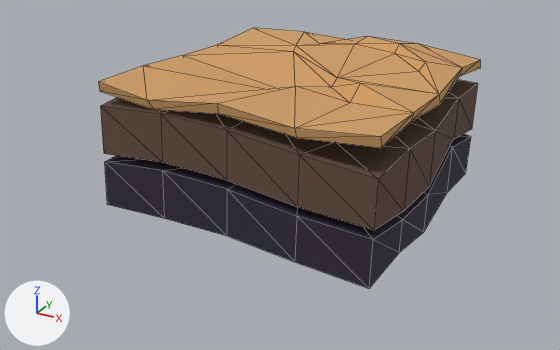
A saved change to the glTF model packages/resources/glb/terrain/ground_02.glb.
Camera for both pictures: a 50 mm lens placed at (36.5, -71.4, 23.1), pointed at (-1.2, -2.8, -11.2). Lighting does not change. The marker at lower left points along +X, +Y and +Z. Mesh edges are drawn as thin lines. Vertices at the same position are counted once.
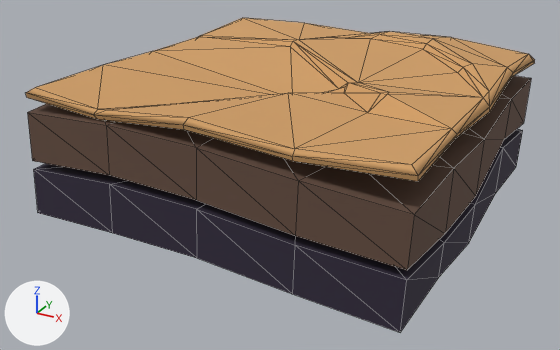
Location of each change, (x1, y1, x2, y2) in pixels of the pictures (560 x 350 px):
'Plane.005', reshaped, rescaled (33% wider, 21% taller)
    before: (98, 28, 480, 288)
    after: (26, 18, 535, 332)
part 1 of me_plane_005, built on
    before: (98, 28, 480, 148)
    after: (26, 18, 535, 181)

The edits, one by one:
me_plane_005 is used by ob_plane_005; location (0.0, 0.0, 0.0); rotation (0.0, 0.0, 1.571), in degrees (0, 0, 90).
me_plane_005 had 121 vertices, 188 faces and spanned x -15.1..15.0, y -15.1..15.3, z -15.5..1.8.
me_plane_005 now has 154 vertices, 254 faces and spans x -15.1..15.0, y -15.1..15.3, z -15.5..1.6.
Part 1, on me_plane_005:
23 vertices are removed from x -15.0..15.0, y -15.0..15.0, z -0.6..1.8.
75 faces are deleted.
1 vertex moves from x 15.0, y 7.5, z 0.3 to x 15.0, y 7.5, z -0.2.
56 vertices are added at x -15.0..15.0, y -15.0..15.0, z -0.9..1.6.
141 new faces join them.
Object 'Plane.005' (ob_plane_005) is rescaled from (1.0, 1.0, 1.0) to (1.33, 1.33, 1.0).
